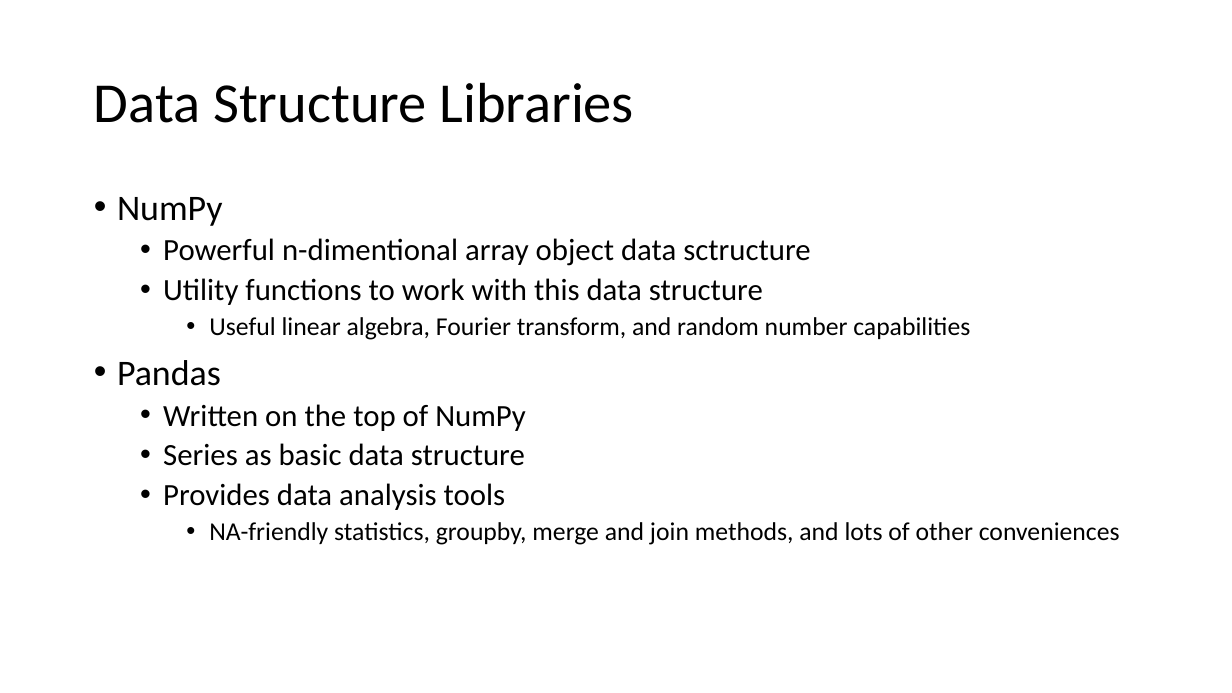
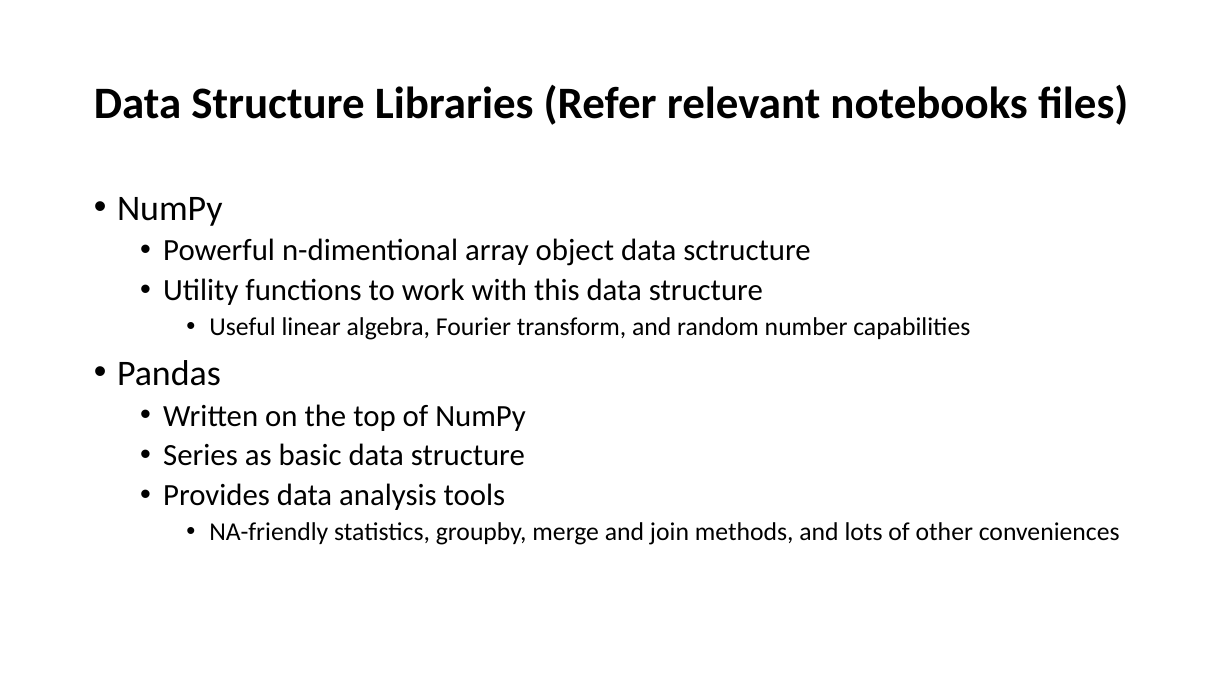
Before and after one commit to kelsadita/Machine-Learning-Talk, a slide deck: slide 20 of Machine_Learning.pptx (slide 19 before the commit). Drawn at 1232x693 pixels with LibreOffice and Linux fonts; fonts in the diff are those of the drawing. Boxes give left, top, right and bottom in pixels: in the first picture for what was removed or moved away, otherwise in the second. Text is boxed around its words. In the diff, an @@ line names an element or a change of style, - is before the commit and + after.

Commit message:
Updated notebooks and ppts.

```diff
--- a/Machine_Learning.pptx
+++ b/Machine_Learning.pptx
@@ title at (x1=94, y1=85, x2=1128, y2=125): text changed; size 44 to 35 pt; bold on @@
-Data Structure Libraries
+Data Structure Libraries (Refer relevant notebooks files)
```
Also in this commit, not shown: 1 other slide changed, 1 slide added, 7 other files.
